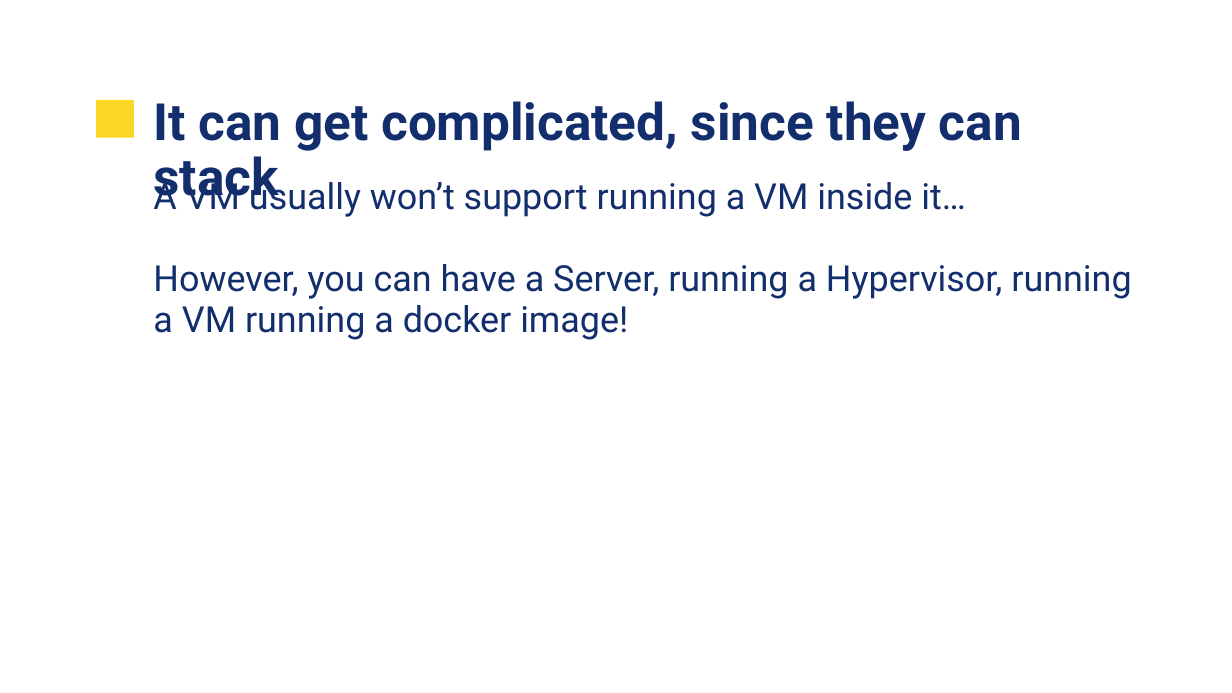
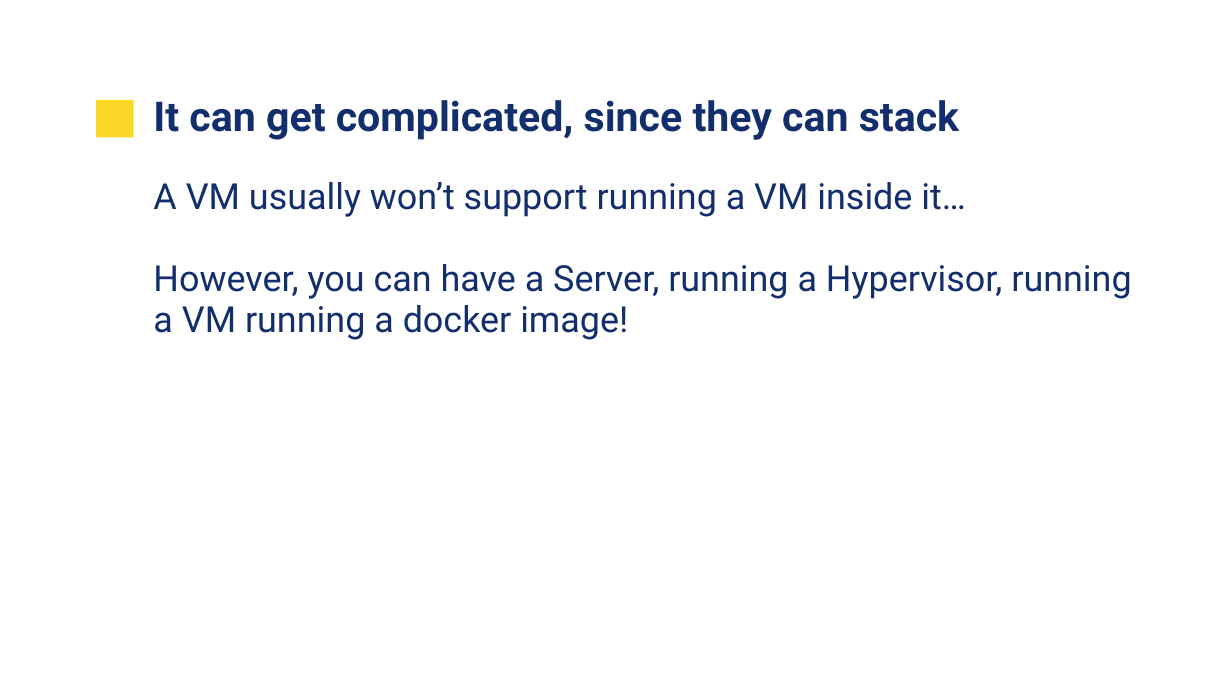
Before and after one commit to UVADS/data_engineering, a slide deck: slide 11 of containers/UVA-Containers.pptx (slide 9 before the commit). Drawn at 1232x693 pixels with LibreOffice and Linux fonts; fonts in the diff are those of the drawing; background and template pictures are left out. Boxes give left, top, right and bottom in pixels: in the first picture for what was removed or moved away, otherwise in the second. Text is boxed around its words. In the diff, an @@ line names an element or a change of style, - is before the commit and + after.

```diff
--- a/containers/UVA-Containers.pptx
+++ b/containers/UVA-Containers.pptx
@@ text "It can get complicated, since ..." at bbox=[153, 100, 959, 140]: size 30 to 24 pt @@
@@ text "A VM usually won’t support ..." rewrapped from bbox=[153, 176, 1131, 340] to bbox=[153, 182, 1131, 340] @@
```
Also in this commit, not shown: 3 other slides changed, 2 slides added.
